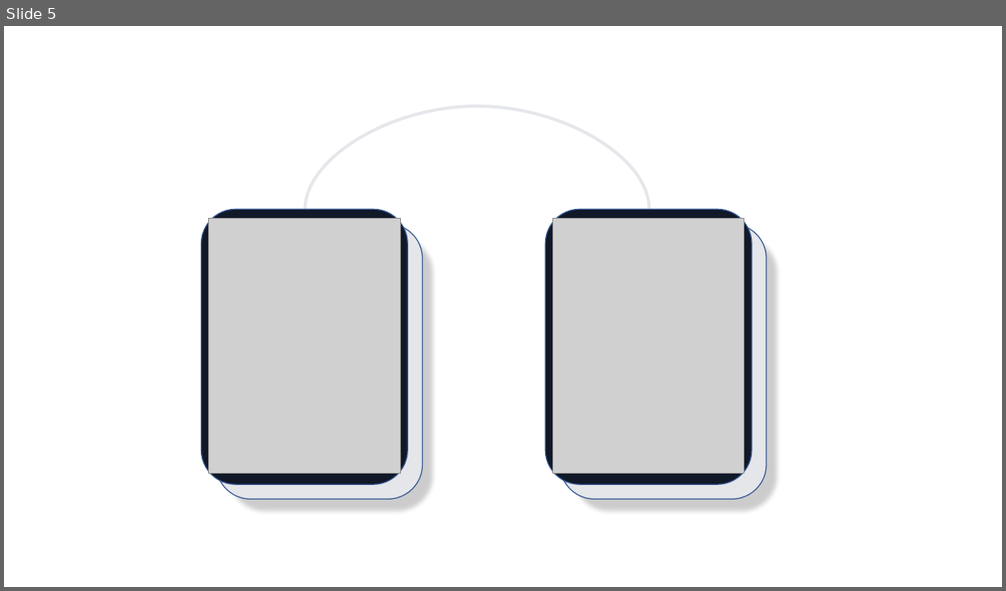
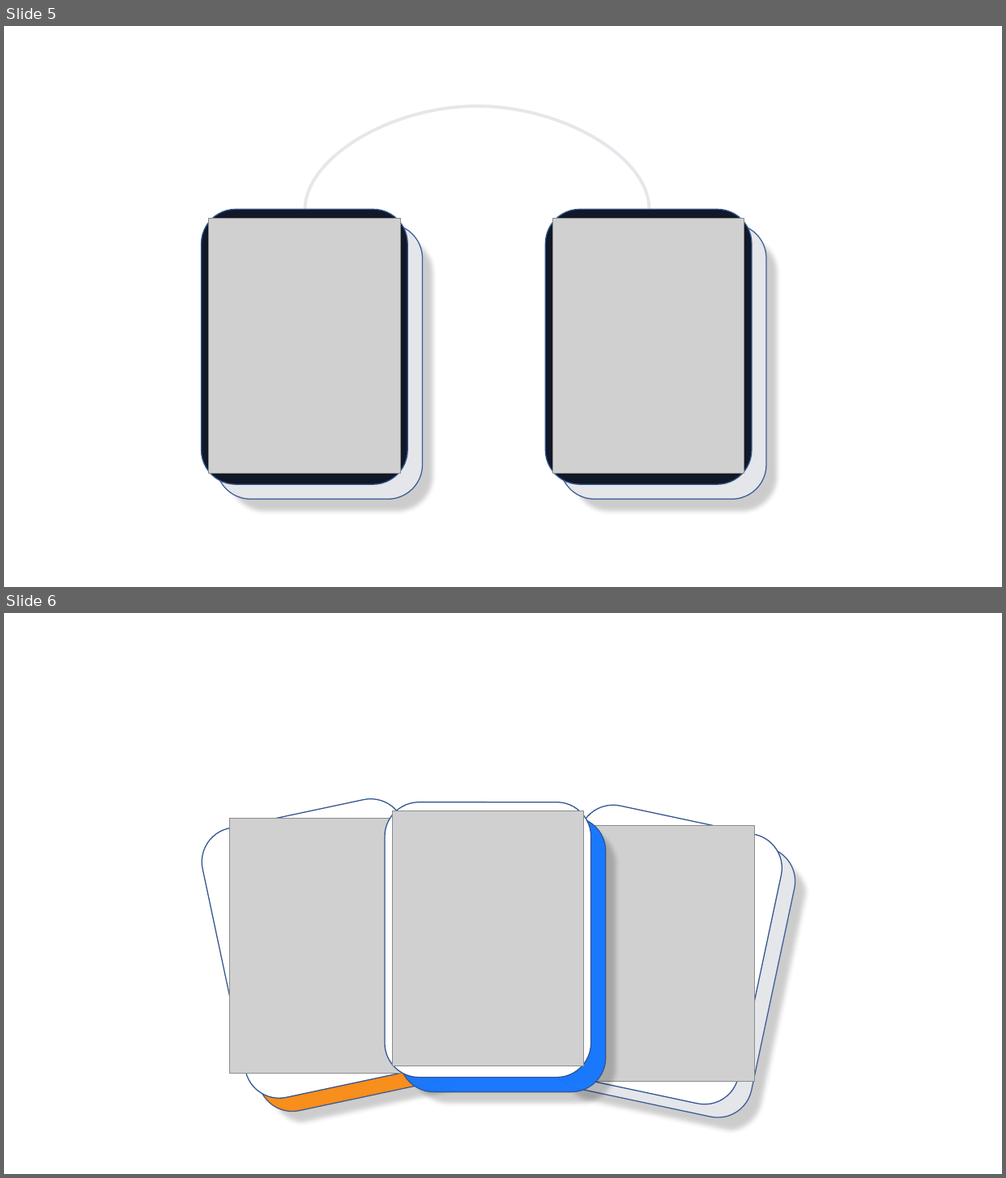
Before and after one commit to Yoln0001/mahjong-games, a slide deck: frontend/react-ts/public/picture/主页卡片.pptx. Shown one above the other, each under a label of ours: slide 5 before the commit, slides 5 and 6 after it. The pictures are 1006x591 and 1006x1178 pixels, drawn with LibreOffice and Linux fonts; fonts in the diff are those of the drawing; grey boxes stand for pictures. Boxes give left, top, right and bottom in pixels: in the first picture for what was removed or moved away, otherwise in the second. Text is boxed around its words. In the diff, an @@ line names an element or a change of style, - is before the commit and + after.

```diff
--- a/frontend/react-ts/public/picture/主页卡片.pptx
+++ b/frontend/react-ts/public/picture/主页卡片.pptx
@@ slide 6 added at <box>4,613,1002,1174</box>, background #FFFFFF @@
@@ rounded rectangle added at <box>385,803,592,1078</box>, fill #FFFFFF, outline #325491 1 pt @@
@@ rounded rectangle added at <box>222,811,428,1087</box>, fill #FFFFFF, outline #325491 1 pt @@
@@ picture added at <box>229,818,421,1073</box> @@
@@ rounded rectangle added at <box>236,824,442,1100</box>, fill #FA8C16 at 97% opacity, outline #325491 1 pt @@
@@ picture added at <box>392,811,583,1067</box> @@
@@ rounded rectangle added at <box>399,816,606,1093</box>, fill #1677FF at 97% opacity, outline #325491 1 pt @@
@@ rounded rectangle added at <box>408,824,620,1107</box>, fill #000000 at 20% opacity @@
@@ rounded rectangle added at <box>556,817,762,1093</box>, fill #FFFFFF, outline #325491 1 pt @@
@@ picture added at <box>563,826,755,1082</box> @@
@@ rounded rectangle added at <box>569,831,776,1106</box>, fill #E5E7EB at 97% opacity, outline #325491 1 pt @@
@@ rounded rectangle added at <box>243,832,454,1114</box>, fill #000000 at 20% opacity @@
@@ rounded rectangle added at <box>578,839,790,1122</box>, fill #000000 at 20% opacity @@
```
Also in this commit, not shown: 1 other slide added, 5 other files.
